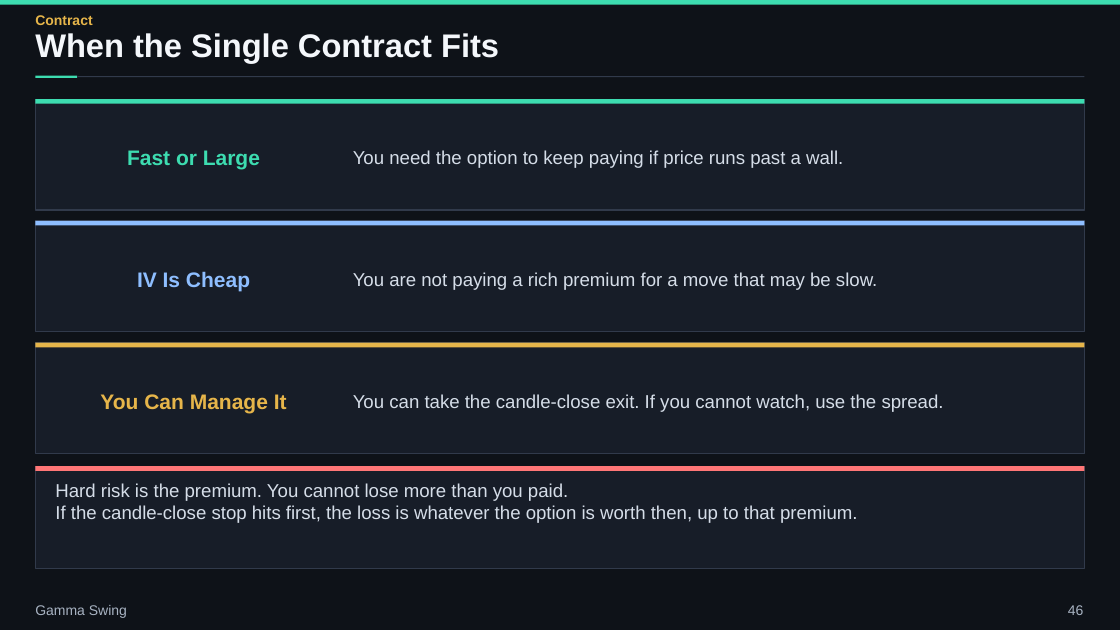
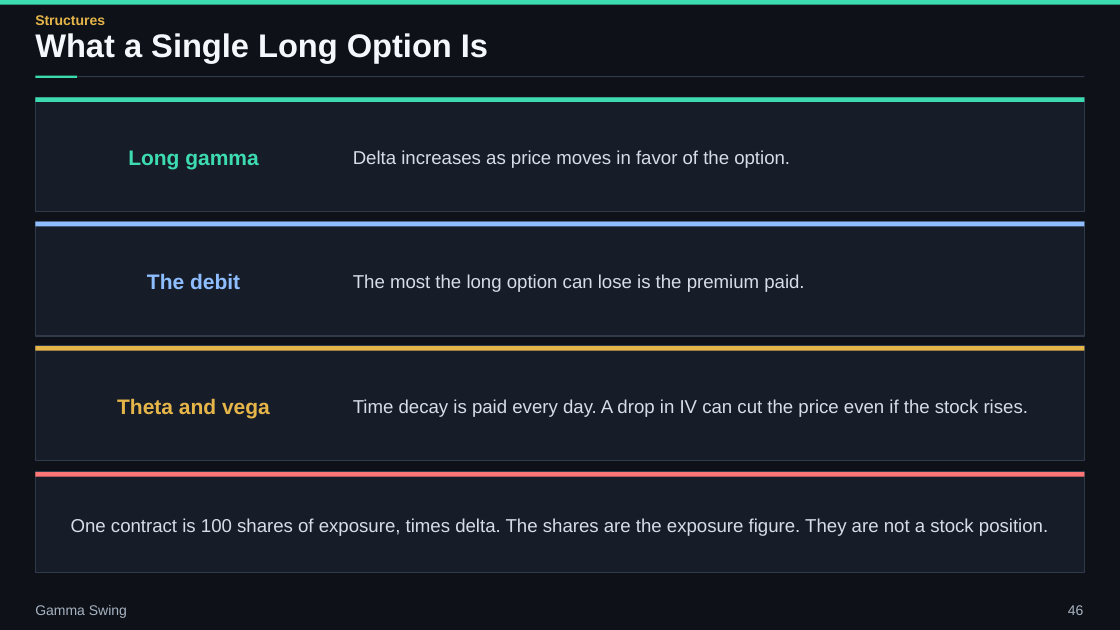
Before and after one commit to ArazMedia/Planner-Brain, a slide deck: slide 46 of decks/gamma-swing/gamma_swing.pptx. Drawn at 1120x630 pixels with LibreOffice and Linux fonts; fonts in the diff are those of the drawing. Boxes give left, top, right and bottom in pixels: in the first picture for what was removed or moved away, otherwise in the second. Text is boxed around its words. In the diff, an @@ line names an element or a change of style, - is before the commit and + after.

```diff
--- a/decks/gamma-swing/gamma_swing.pptx
+++ b/decks/gamma-swing/gamma_swing.pptx
@@ text at (35,15,105,25): text changed @@
-Contract
+Structures
@@ text at (35,33,488,63): text changed @@
-When the Single Contract Fits
+What a Single Long Option Is
@@ text at (128,150,258,170): text changed @@
-Fast or Large
+Long gamma
@@ text at (353,150,790,168): text changed @@
-You need the option to keep paying if price runs past a wall.
+Delta increases as price moves in favor of the option.
@@ rectangle: place and size @@
-rectangle at (35,221,1085,332)
+rectangle at (35,222,1085,336)
@@ text at (147,273,240,289): text changed @@
-IV Is Cheap
+The debit
@@ text at (353,274,804,292): text changed @@
-You are not paying a rich premium for a move that may be slow.
+The most the long option can lose is the premium paid.
@@ text at (117,398,270,418): text changed @@
-You Can Manage It
+Theta and vega
@@ text at (353,399,1028,417): text changed @@
-You can take the candle-close exit. If you cannot watch, use the spread.
+Time decay is paid every day. A drop in IV can cut the price even if the stock rises.
@@ 3 rectangles: place and size @@
-3 rectangles at (35,343,1085,569)
+3 rectangles at (35,346,1085,573)
@@ text at (71,518,1048,536): text changed @@
-Hard risk is the premium. You cannot lose more than you paid.
-If the candle-close stop hits first, the loss is whatever the option is worth then, up to that premium.
+One contract is 100 shares of exposure, times delta. The shares are the exposure figure. They are not a stock position.
```
Also in this commit, not shown: 33 other slides changed, 12 slides added, 12 slides removed, 47 other files.
